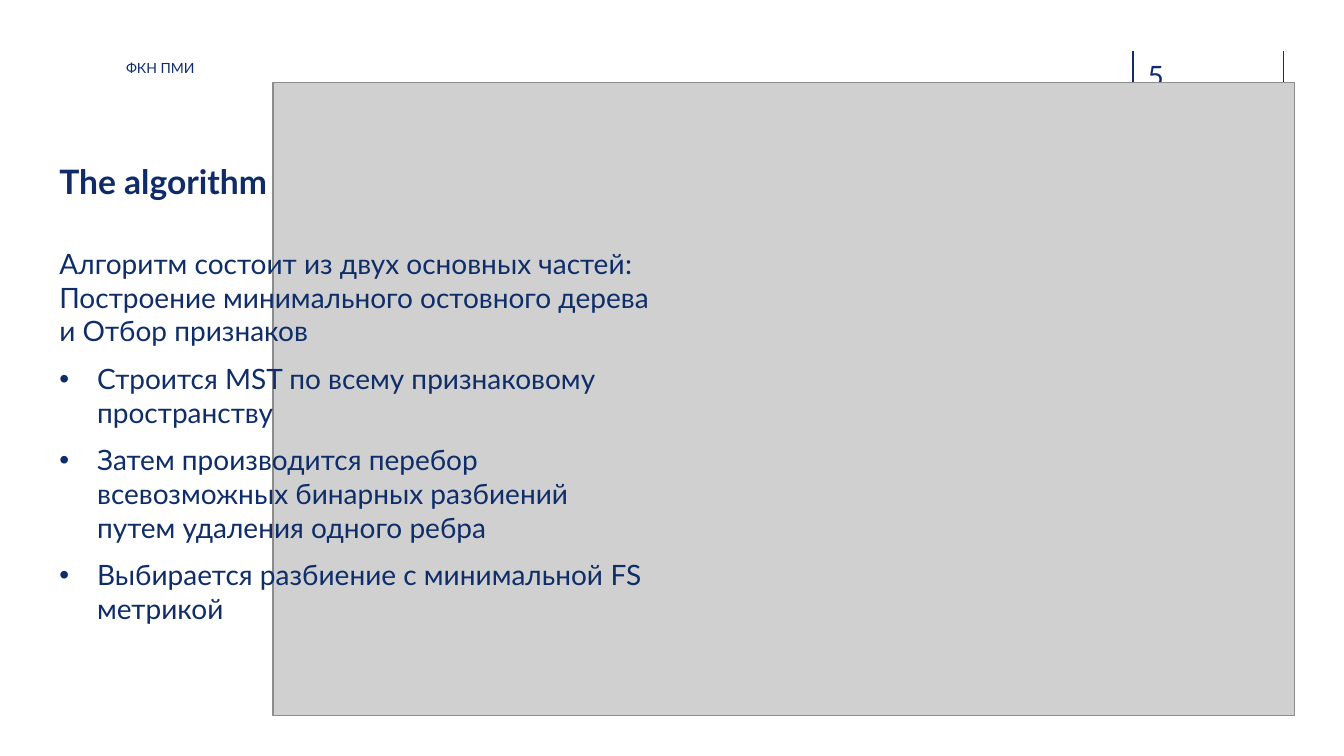
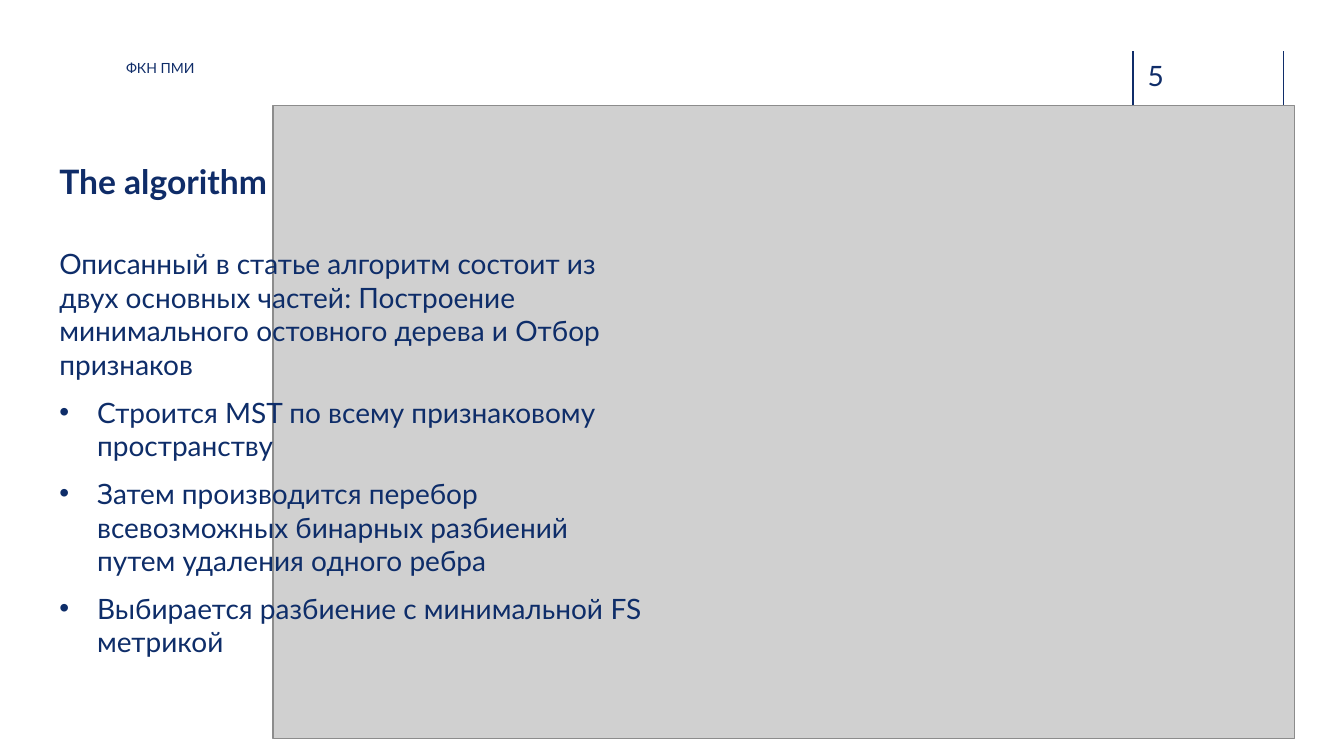
Before and after one commit to potroshitelshuk/Iterative-Class-Discovery, a slide deck: slide 5 of Отчетные материалы/Презентация.pptx. Drawn at 1344x756 pixels with LibreOffice and Linux fonts; fonts in the diff are those of the drawing; grey boxes stand for pictures; background and template pictures are left out. Boxes give left, top, right and bottom in pixels: in the first picture for what was removed or moved away, otherwise in the second. Text is boxed around its words. In the diff, an @@ line names an element or a change of style, - is before the commit and + after.

```diff
--- a/Отчетные материалы/Презентация.pptx
+++ b/Отчетные материалы/Презентация.pptx
@@ picture: place and size @@
-picture at bbox=[273, 83, 1296, 716]
+picture at bbox=[273, 106, 1296, 739]
@@ text at bbox=[59, 250, 600, 380]: text changed @@
-Алгоритм состоит из двух основных частей: Построение минимального остовного дерева и Отбор признаков
+Описанный в статье алгоритм состоит из двух основных частей: Построение минимального остовного дерева и Отбор признаков
```
Also in this commit, not shown: 6 other slides changed, 1 slide added, 1 other file.
